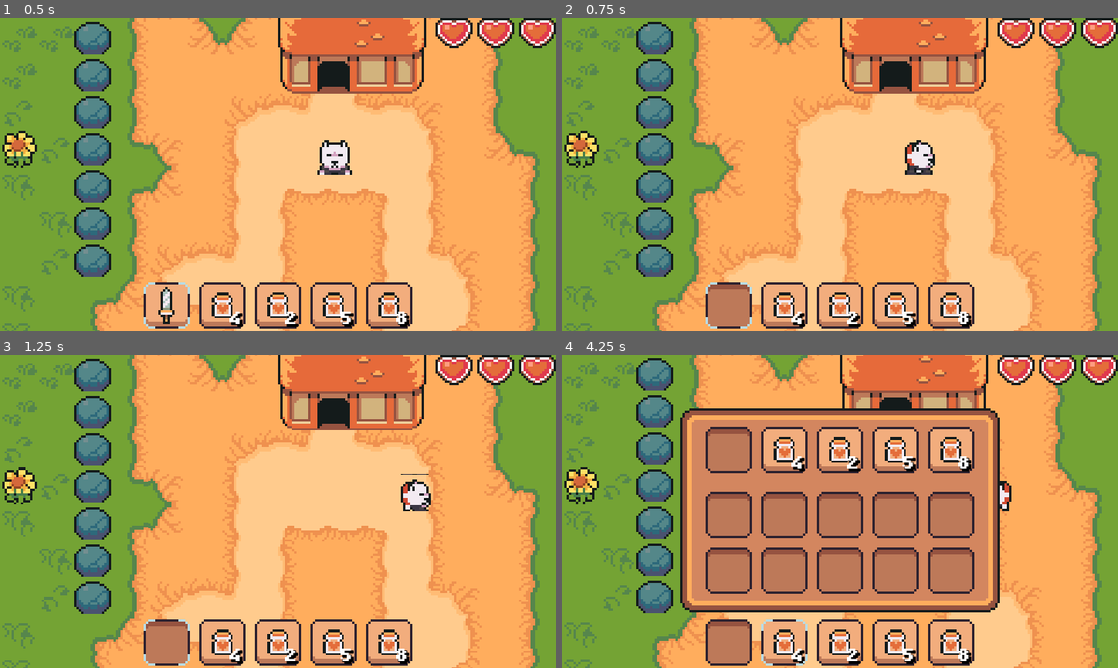
Above: before the commit, frames 1-4 (two rows, left to right).
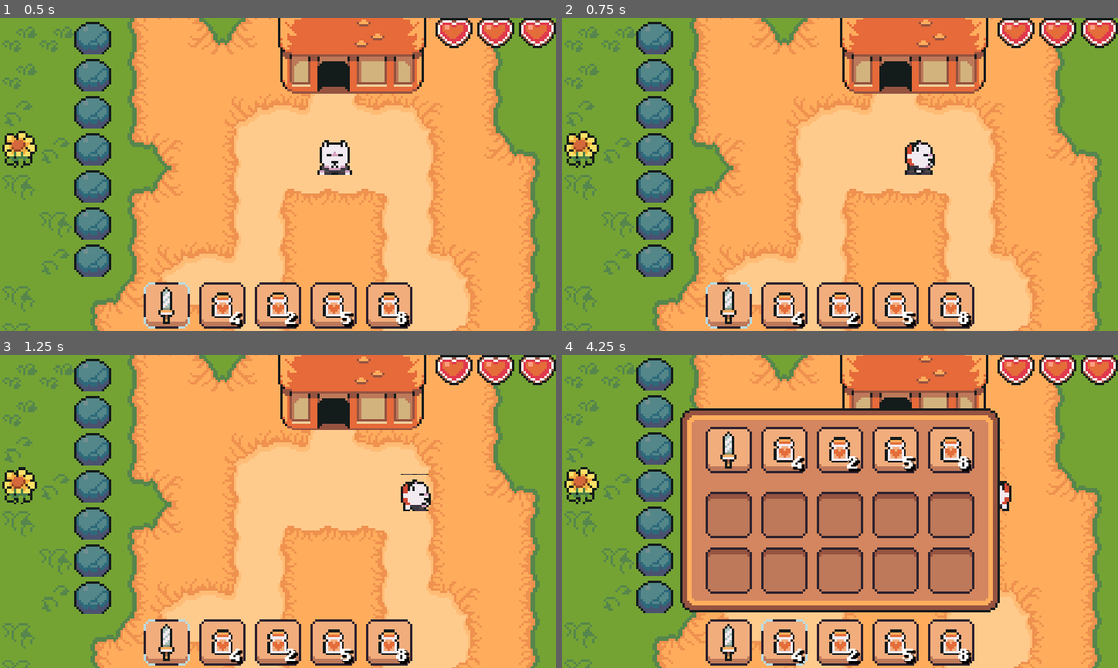
Above: after the commit, the same moments.

Repository: helderscrolls/magic-doggo
Game: Godot game, scene res://scenes/world.tscn
The game is run twice, just before and just after one commit, with the same random seed, the same clock (stepped at 60 frames per second) and the same inputs.
Inputs (mouse positions are in pixels of both pictures, inside the frame that each line leads up to):
- Up to frame 1 (0.5 s): no input
- Up to frame 2 (0.75 s): move the mouse to (962, 158) at 0.52 s; hold Right (ui_right) from 0.53 s (still down); hold U (use_item) from 0.53 s (still down)
- Up to frame 3 (1.25 s): keep holding Right (ui_right); keep holding U (use_item)
- Up to frame 4 (4.25 s): move the mouse to (728, 527) at 1.27 s; release Right (ui_right) at 1.28 s; release U (use_item) at 1.28 s; hold Down (ui_down) 1.28-2.03 s; tap Space (attack) at 1.35 s; tap U (use_item) at 1.55, 2.3, 3.05 s; move the mouse to (895, 442) at 2.02 s; hold Right (ui_right) 2.03-2.78 s; hold Tab (move_selector) 2.03-2.78 s; move the mouse to (812, 574) at 2.77 s; hold Up (ui_up) 2.78-3.53 s; right-click (812, 574) at 2.85 s; move the mouse to (1006, 558) at 3.52 s; hold Left (ui_left) from 3.53 s (still down); hold U (use_item) from 3.53 s (still down); tap I (toggle_inventory) at 4.15 s

Frame 1 is identical in both runs. In frame 2, 0.9% of the frame differs, in the area x 26-34%, y 85-98%; in frame 3, 0.9%; in frame 4, 1.8%, in the area x 26-34%, y 23-98%.

Commit message:
refactor(hotbar): user is now able to equip weaopns from hotbar

Diff:
--- a/inventory/inventory_item.gd
+++ b/inventory/inventory_item.gd
@@ -5,6 +5,7 @@
 @export var name: String = ""
 @export var texture: Texture2D
 @export var maxAmountPerStack: int
+@export var consumable: bool = true
 
 func use(player: Player) -> void:
 	pass
--- a/inventory/items/big_sword.tres
+++ b/inventory/items/big_sword.tres
@@ -10,3 +10,4 @@
 name = "BigSword"
 texture = ExtResource("2_g6fhc")
 maxAmountPerStack = 1
+consumable = false
--- a/inventory/items/scripts/weapon_item.gd
+++ b/inventory/items/scripts/weapon_item.gd
@@ -8,4 +8,5 @@
 	weapon = weapon_class.instantiate()
 
 func use(player: Player) -> void:
-	pass
+	player.weapon.add_weapon(weapon)
+	player.weapon.disable()
--- a/player/scenes/player.tscn
+++ b/player/scenes/player.tscn
@@ -1,10 +1,9 @@
-[gd_scene load_steps=21 format=3 uid="uid://ctls2l24ivrad"]
+[gd_scene load_steps=20 format=3 uid="uid://ctls2l24ivrad"]
 
 [ext_resource type="Script" path="res://player/scripts/player.gd" id="1_a5nlh"]
 [ext_resource type="Texture2D" uid="uid://c6e6ebor0jmek" path="res://assets/sprites/Player.png" id="1_dw7en"]
 [ext_resource type="Resource" uid="uid://c2wibpar4758j" path="res://inventory/player_inventory.tres" id="2_hbbu7"]
 [ext_resource type="Script" path="res://player/scripts/weapon.gd" id="4_dnr0b"]
-[ext_resource type="PackedScene" uid="uid://bfshd6uwi82do" path="res://player/scenes/big_sword.tscn" id="4_tucb6"]
 
 [sub_resource type="Animation" id="Animation_fqi20"]
 length = 0.001
@@ -391,7 +390,5 @@
 rotation = 2.0944
 script = ExtResource("4_dnr0b")
 
-[node name="BigSword" parent="Weapon" instance=ExtResource("4_tucb6")]
-
 [connection signal="area_entered" from="HurtBox" to="." method="_on_hurt_box_area_entered"]
 [connection signal="area_exited" from="HurtBox" to="." method="_on_hurt_box_area_exited"]
--- a/player/scripts/player.gd
+++ b/player/scripts/player.gd
@@ -117,4 +117,6 @@
 		return
 
 	item.use(self)
-	inventory.remove_last_used_item()
+
+	if item.consumable:
+		inventory.remove_last_used_item()
--- a/player/scripts/weapon.gd
+++ b/player/scripts/weapon.gd
@@ -21,3 +21,13 @@
 
 	visible = false
 	weapon.disable()
+
+func add_weapon(new_weapon) -> void:
+	if weapon and weapon.name == new_weapon.name:
+		return
+
+	if weapon:
+		remove_child(weapon)
+
+	weapon = new_weapon
+	add_child(new_weapon)
